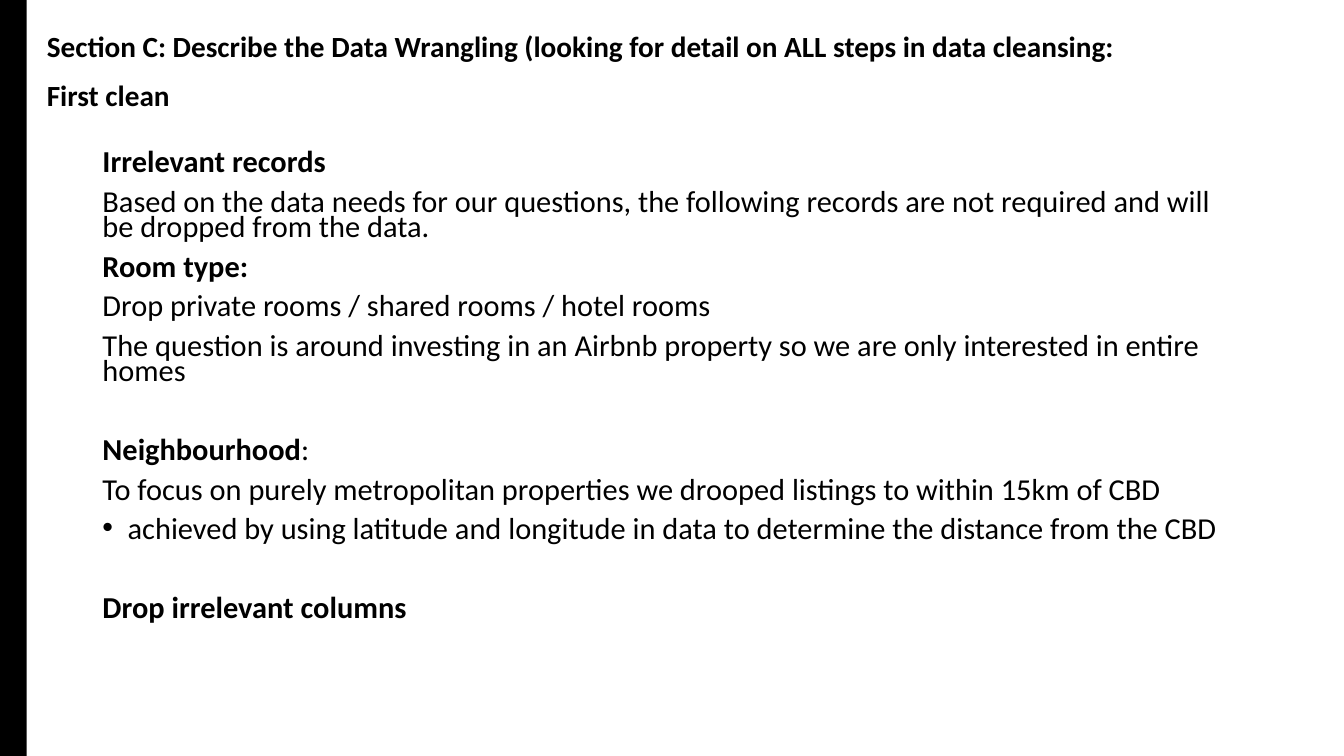
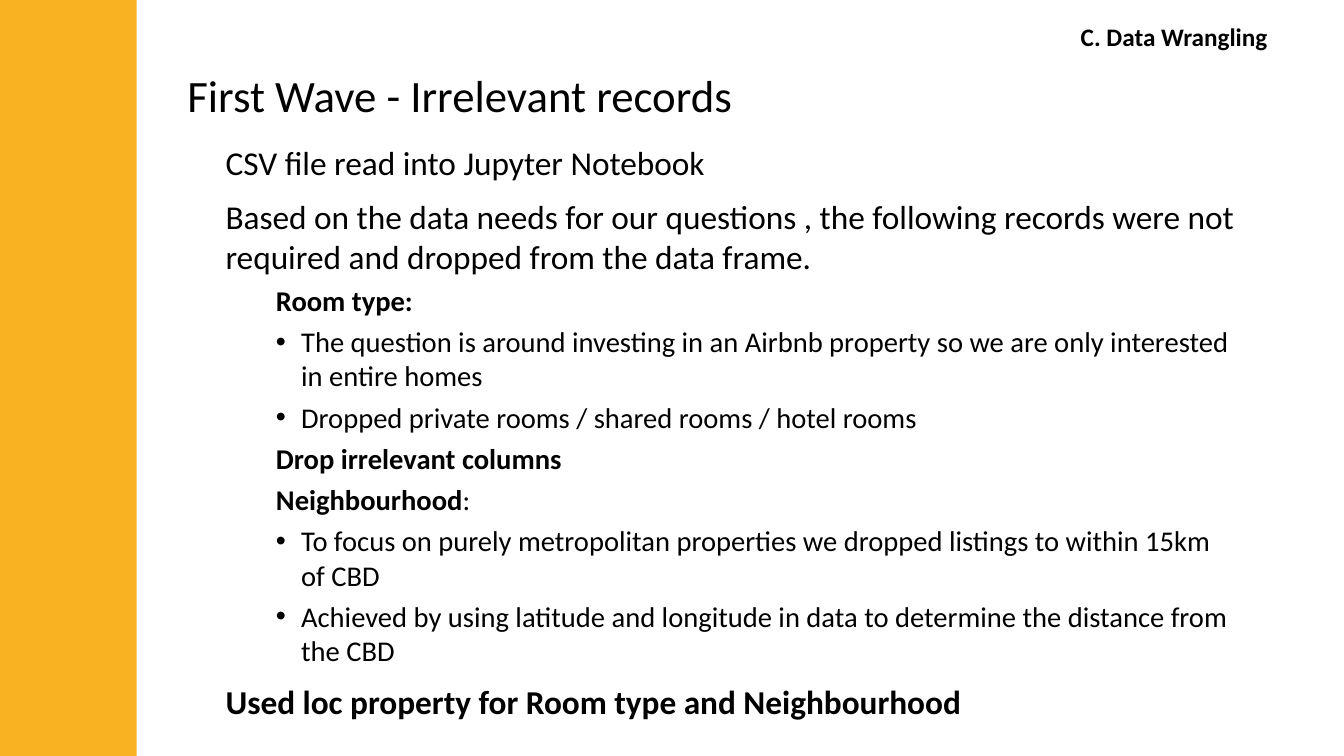
Before and after one commit to jMacProd/Project1, a slide deck: slide 9 of Presentation Slides/airbnbPresentation.pptx (slide 8 before the commit). Drawn at 1344x756 pixels with LibreOffice and Linux fonts; fonts in the diff are those of the drawing. Boxes give left, top, right and bottom in pixels: in the first picture for what was removed or moved away, otherwise in the second. Text is boxed around its words. In the diff, an @@ line names an element or a change of style, - is before the commit and + after.

```diff
--- a/Presentation Slides/airbnbPresentation.pptx
+++ b/Presentation Slides/airbnbPresentation.pptx
@@ rectangle: place and size @@
-rectangle at bbox=[0, 0, 26, 756]
+rectangle at bbox=[0, 0, 137, 756]
@@ rectangle at bbox=[0, 0, 137, 756]: fill #000000 to #F9B322 @@
@@ text added at bbox=[1081, 28, 1267, 51], 18 pt, text #000000, bold @@
+C. Data Wrangling
@@ text removed at bbox=[47, 35, 1114, 107] @@
-Section C: Describe the Data Wrangling (looking for detail on ALL steps in data cleansing:
-First clean
@@ text added at bbox=[187, 81, 732, 113], 32 pt, text #000000 @@
+First Wave - Irrelevant records
@@ text "CSV file read into Jupyter ...": place and size @@
-text "CSV file read into Jupyter ..." at bbox=[102, 150, 1216, 623]
+text "CSV file read into Jupyter ..." at bbox=[226, 152, 1234, 720]
@@ text at bbox=[226, 152, 1234, 275]: text changed; size 21.7 to 23.8 pt @@
-Irrelevant records
-Based on the data needs for our questions, the following records are not required and will be dropped from the data.
+CSV file read into Jupyter Notebook
+Based on the data needs for our questions , the following records were not required and dropped from the data frame.
@@ text at bbox=[102, 295, 710, 321]: paragraph removed @@
-Drop private rooms / shared rooms / hotel rooms
@@ text at bbox=[276, 292, 1228, 515]: size 21.7 to 20.4 pt in "Room type:", "The question is around investing in an ...", "Neighbourhood:"; list level 1 to 2 in "Room type:"; line spacing 0.7 to 1; bullet none to •; list level 1 to 2 in "The question is around investing ..."; list level 1 to 2 in "Neighbourhood:" @@
@@ text at bbox=[276, 408, 917, 474]: paragraphs added @@
+  • Dropped private rooms / shared rooms / hotel rooms
+  Drop irrelevant columns
@@ text at bbox=[226, 531, 1227, 720]: text changed; size 21.7 to 20.4 pt @@
-To focus on purely metropolitan properties we drooped listings to within 15km of CBD
-• achieved by using latitude and longitude in data to determine the distance from the CBD
-Drop irrelevant columns
+  • To focus on purely metropolitan properties we dropped listings to within 15km of CBD
+  • Achieved by using latitude and longitude in data to determine the distance from the CBD
+Used loc property for Room type and Neighbourhood
```
Also in this commit, not shown: 3 other slides changed, 8 slides added, 1 slide removed, 2 other files.
